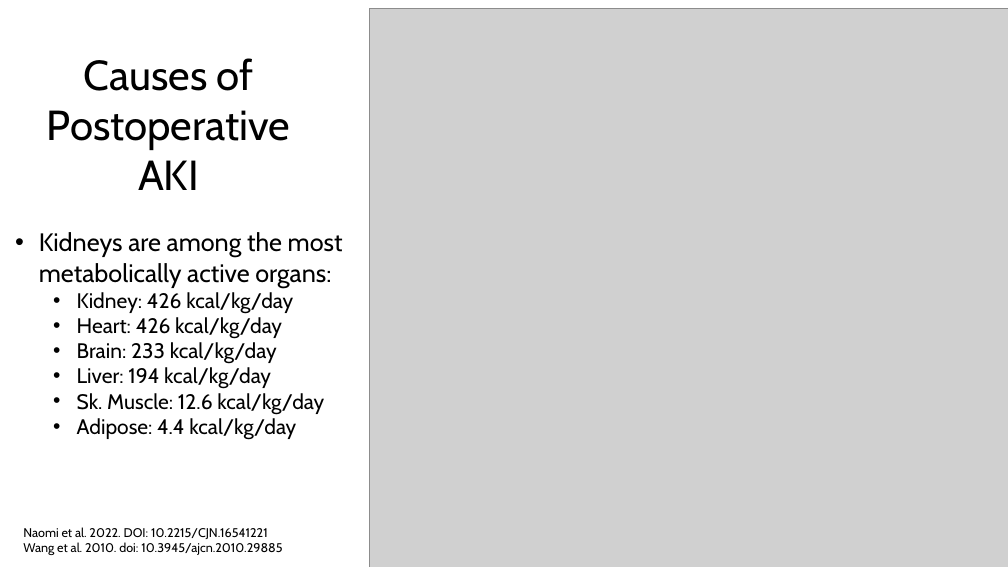
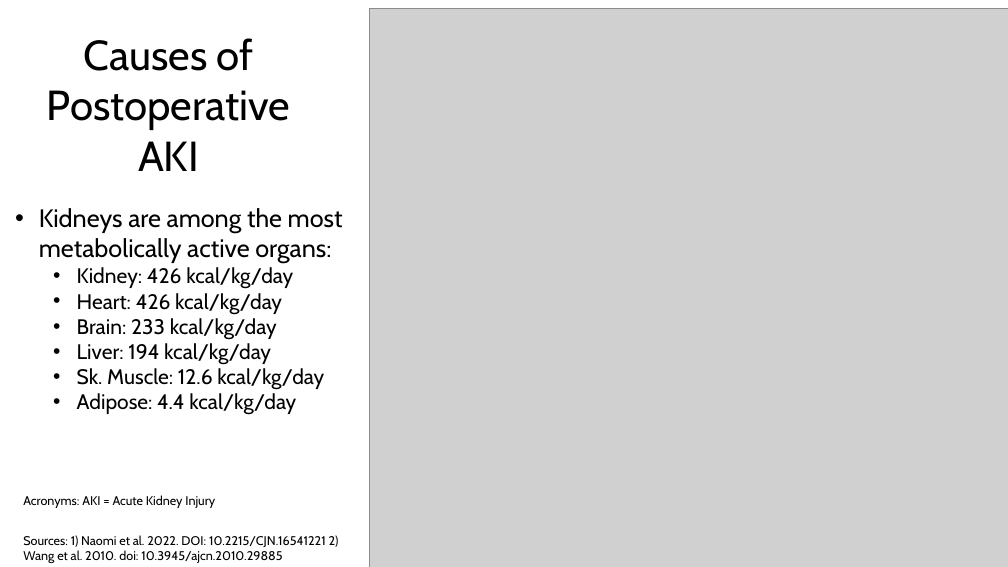
Before and after one commit to AngelJeriko/Juptyer-Janitors-Wrangling-project, a slide deck: slide 4 of final presentation.pptx. Drawn at 1008x567 pixels with LibreOffice and Linux fonts; fonts in the diff are those of the drawing; grey boxes stand for pictures. Boxes give left, top, right and bottom in pixels: in the first picture for what was removed or moved away, otherwise in the second. Text is boxed around its words. In the diff, an @@ line names an element or a change of style, - is before the commit and + after.

```diff
--- a/final presentation.pptx
+++ b/final presentation.pptx
@@ text "Causes of Postoperative AKI": place and size @@
-text "Causes of Postoperative AKI" at [47, 58, 290, 190]
+text "Causes of Postoperative AKI" at [47, 38, 290, 171]
@@ text "Kidneys are among the most ...": place and size @@
-text "Kidneys are among the most ..." at [39, 232, 343, 440]
+text "Kidneys are among the most ..." at [39, 208, 343, 415]
@@ text added at [23, 495, 215, 508], 12 pt, text #000000 @@
+Acronyms: AKI = Acute Kidney Injury
@@ text at [23, 535, 339, 563]: text changed @@
-Naomi et al. 2022. DOI: 10.2215/CJN.16541221
-Wang et al. 2010. doi: 10.3945/ajcn.2010.29885
+Sources: 1) Naomi et al. 2022. DOI: 10.2215/CJN.16541221 2) Wang et al. 2010. doi: 10.3945/ajcn.2010.29885
```
Also in this commit, not shown: 4 other slides changed, 1 other file.
